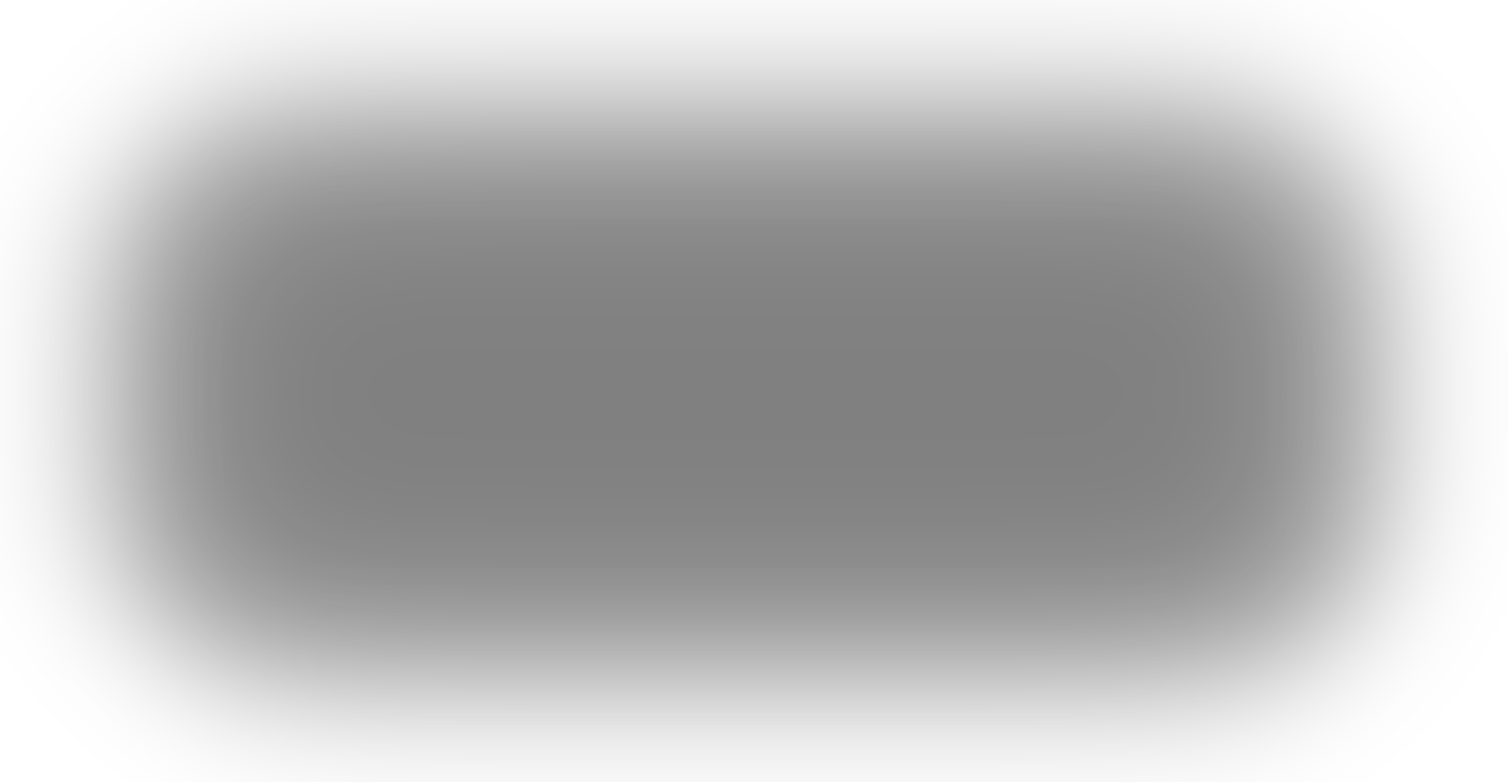
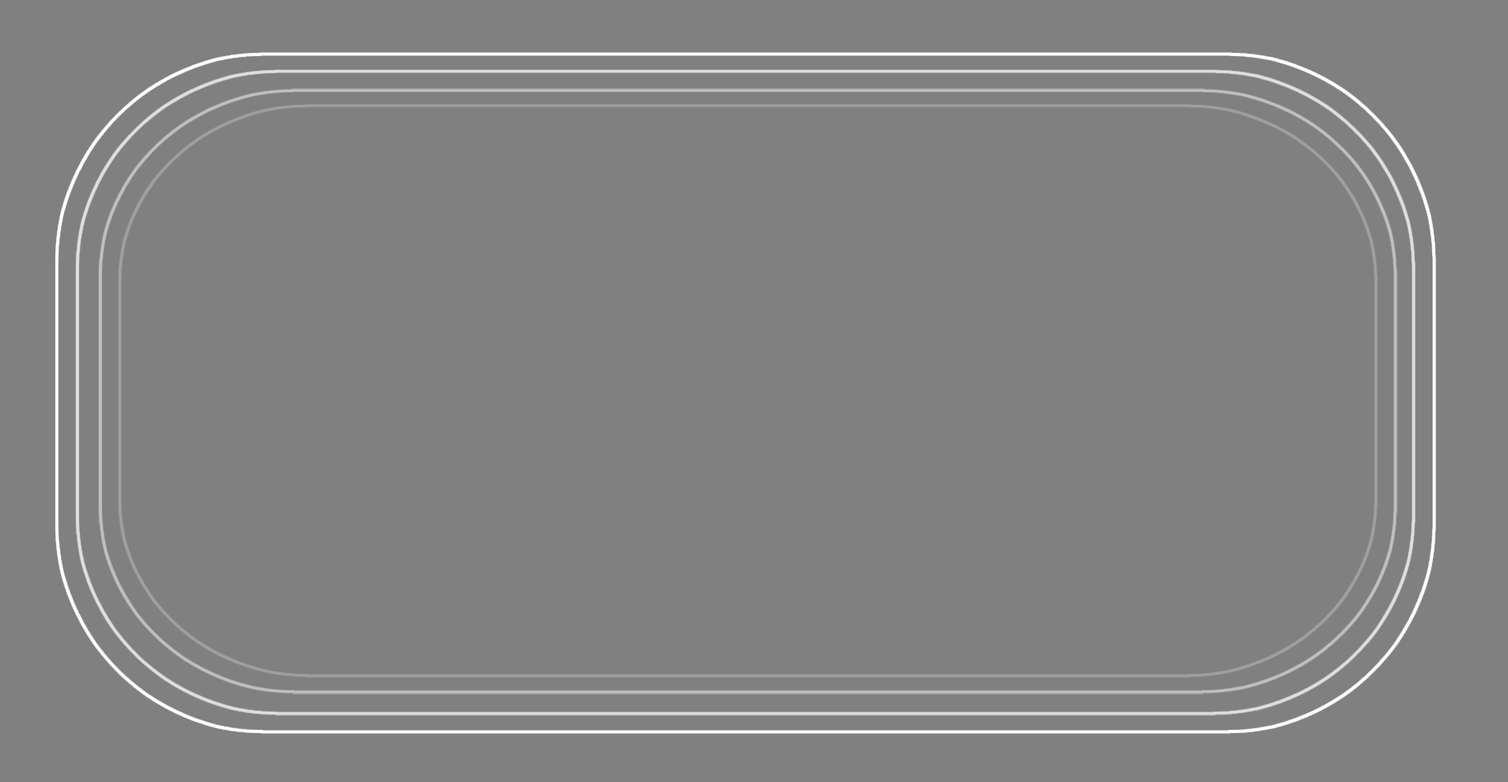
Revision of a layered 1508 × 782 image; what changed, layer by layer:
added layer "Layer 1 copy 3" (25%) above "Layer 1 copy 2" over (x1=118, y1=104, x2=1378, y2=679)
added layer "Layer 1 copy 2" (50%) above "Layer 1 copy" over (x1=98, y1=88, x2=1398, y2=695)
added layer "Layer 1 copy" (75%) above "Layer 1" over (x1=75, y1=69, x2=1416, y2=717)
added layer "Layer 1" above "Layer 2" over (x1=55, y1=52, x2=1437, y2=735)
hid "Layer 0 copy 4" over (x1=0, y1=0, x2=1508, y2=782)
hid "Layer 0 copy 2" over (x1=0, y1=0, x2=1508, y2=782)
hid "Layer 0 copy" over (x1=0, y1=0, x2=1508, y2=782)
